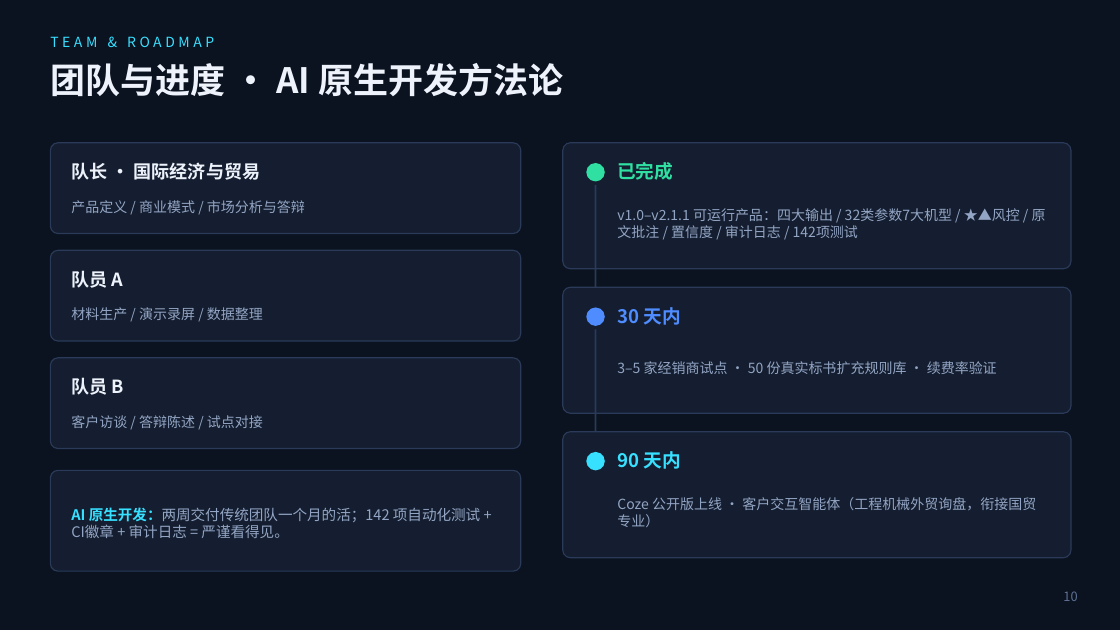
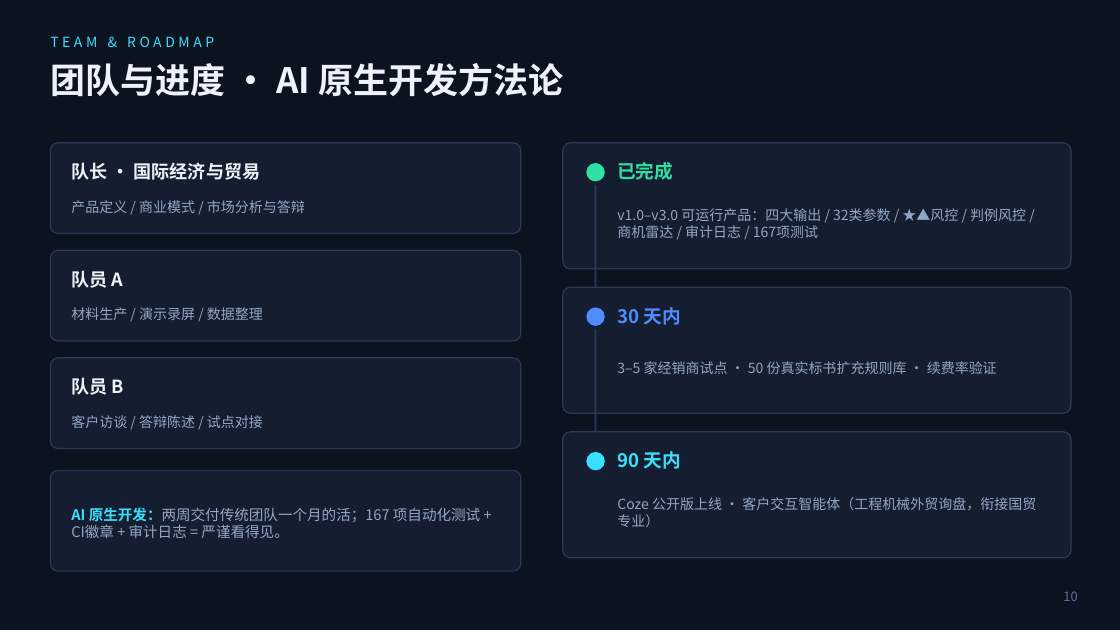
Before and after one commit to azzb66223944qq/bidpilot, a slide deck: slide 11 of docs/Roadshow-Deck-BidPilot.pptx. Drawn at 1120x630 pixels with LibreOffice and Linux fonts; fonts in the diff are those of the drawing. Boxes give left, top, right and bottom in pixels: in the first picture for what was removed or moved away, otherwise in the second. Text is boxed around its words. In the diff, an @@ line names an element or a change of style, - is before the commit and + after.

```diff
--- a/docs/Roadshow-Deck-BidPilot.pptx
+++ b/docs/Roadshow-Deck-BidPilot.pptx
@@ text at (617, 208, 1026, 238): text changed @@
-v1.0–v2.1.1 可运行产品：四大输出 / 32类参数7大机型 / ★▲风控 / 原文批注 / 置信度 / 审计日志 / 142项测试
+v1.0–v3.0 可运行产品：四大输出 / 32类参数 / ★▲风控 / 判例风控 / 商机雷达 / 审计日志 / 167项测试
@@ text at (71, 507, 480, 538): text changed @@
-AI 原生开发：两周交付传统团队一个月的活；142 项自动化测试 + CI徽章 + 审计日志 = 严谨看得见。
+AI 原生开发：两周交付传统团队一个月的活；167 项自动化测试 + CI徽章 + 审计日志 = 严谨看得见。
```
Also in this commit, not shown: 3 other slides changed, 25 other files.
